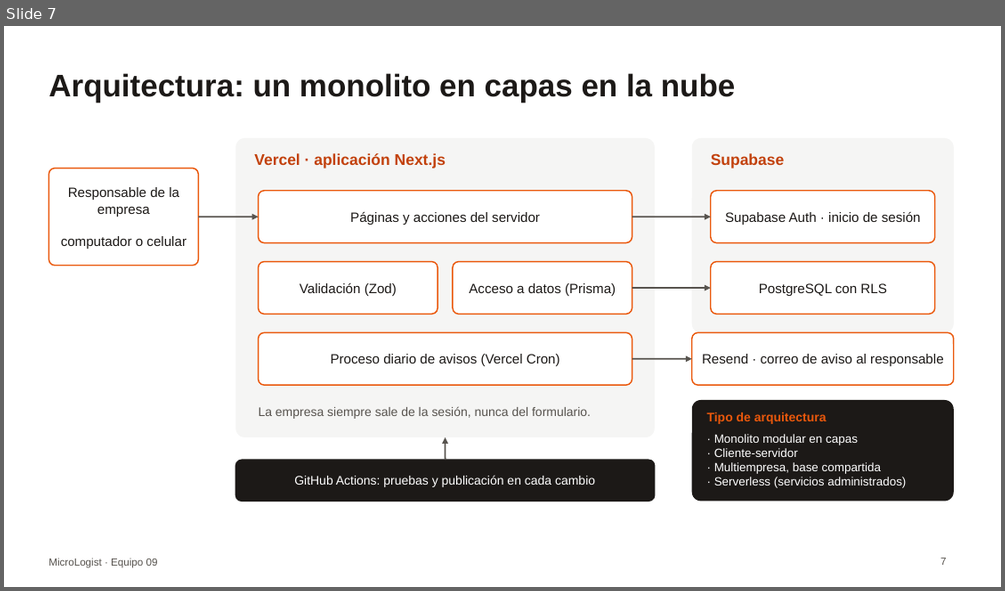
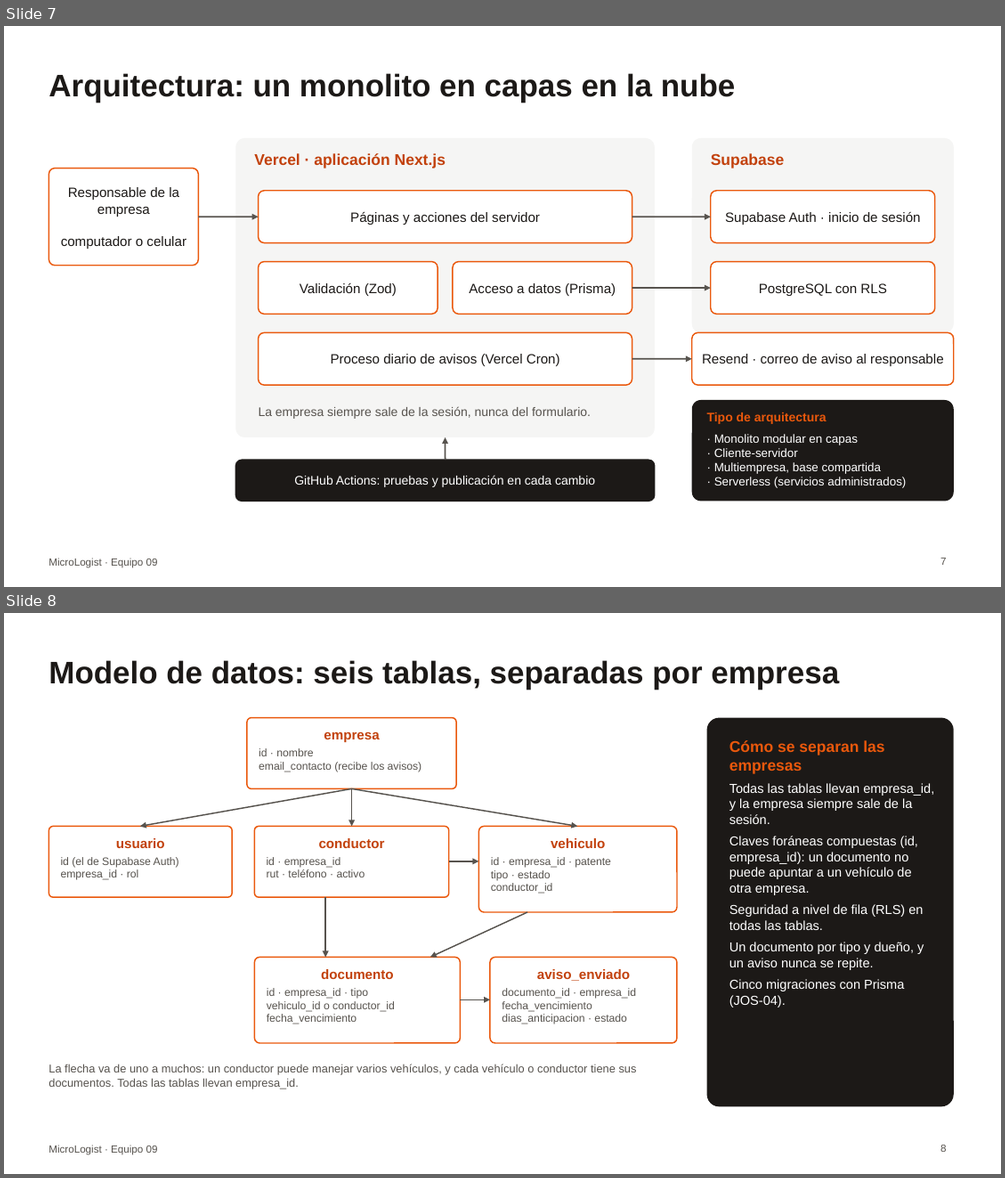
Before and after one commit to josemarcelovg/capstone-2026-002D-equipo09, a slide deck: Fase 2/Evidencias Grupales/Presentación Proyecto.pptx. Shown one above the other, each under a label of ours: slide 7 before the commit, slides 7 and 8 after it. The pictures are 1005x591 and 1005x1178 pixels, drawn with LibreOffice and Linux fonts; fonts in the diff are those of the drawing. Boxes give left, top, right and bottom in pixels: in the first picture for what was removed or moved away, otherwise in the second. Text is boxed around its words. In the diff, an @@ line names an element or a change of style, - is before the commit and + after.

Commit message:
Presentación: diapositiva del modelo de datos

```diff
--- a/Fase 2/Evidencias Grupales/Presentación Proyecto.pptx
+++ b/Fase 2/Evidencias Grupales/Presentación Proyecto.pptx
@@ slide 8 added at [4,613,1001,1174], background #FFFFFF; not listed: 1 template element that a slide beside it also shows @@
@@ title added at [48,660,839,689], 30 pt, text #1C1917, bold @@
+Modelo de datos: seis tablas, separadas por empresa
@@ rounded rectangle added at [247,718,456,788], fill #FFFFFF, outline #EA580C 1.25 pt, 10.5 pt, text #57534E @@
+empresa
+id · nombre
+email_contacto (recibe los avisos)
@@ rounded rectangle added at [707,718,954,1107], fill #1C1917 @@
@@ text added at [729,740,934,1007], 12.5 pt, text #FFFFFF @@
+Cómo se separan las empresas
+Todas las tablas llevan empresa_id, y la empresa siempre sale de la sesión.
+Claves foráneas compuestas (id, empresa_id): un documento no puede apuntar a un vehículo de otra empresa.
+Seguridad a nivel de fila (RLS) en todas las tablas.
+Un documento por tipo y dueño, y un aviso nunca se repite.
+Cinco migraciones con Prisma (JOS-04).
@@ arrow added from (352, 788) to (140, 826), #57534E 1.25 pt @@
@@ arrow added from (352, 788) to (352, 826), #57534E 1.25 pt @@
@@ arrow added from (352, 788) to (577, 826), #57534E 1.25 pt @@
@@ rounded rectangle added at [48,826,232,897], fill #FFFFFF, outline #EA580C 1.25 pt, 10.5 pt, text #57534E @@
+usuario
+id (el de Supabase Auth)
+empresa_id · rol
@@ rounded rectangle added at [254,826,449,897], fill #FFFFFF, outline #EA580C 1.25 pt, 10.5 pt, text #57534E @@
+conductor
+id · empresa_id
+rut · teléfono · activo
@@ rounded rectangle added at [479,826,677,912], fill #FFFFFF, outline #EA580C 1.25 pt, 10.5 pt, text #57534E @@
+vehiculo
+id · empresa_id · patente
+tipo · estado
+conductor_id
@@ arrow added from (449, 861) to (479, 861), #57534E 1.25 pt @@
@@ arrow added from (325, 897) to (325, 957), #57534E 1.25 pt @@
@@ arrow added from (527, 912) to (430, 957), #57534E 1.25 pt @@
@@ rounded rectangle added at [254,957,461,1043], fill #FFFFFF, outline #EA580C 1.25 pt, 10.5 pt, text #57534E @@
+documento
+id · empresa_id · tipo
+vehiculo_id o conductor_id
+fecha_vencimiento
@@ rounded rectangle added at [490,957,677,1043], fill #FFFFFF, outline #EA580C 1.25 pt, 10.5 pt, text #57534E @@
+aviso_enviado
+documento_id · empresa_id
+fecha_vencimiento
+dias_anticipacion · estado
@@ arrow added from (461, 999) to (490, 999), #57534E 1.25 pt @@
@@ text added at [48,1063,637,1089], 11 pt, text #57534E @@
+La flecha va de uno a muchos: un conductor puede manejar varios vehículos, y cada vehículo o conductor tiene sus documentos. Todas las tablas llevan empresa_id.
@@ page number added at [940,1144,946,1151], 10 pt, text #57534E @@
+8
```
